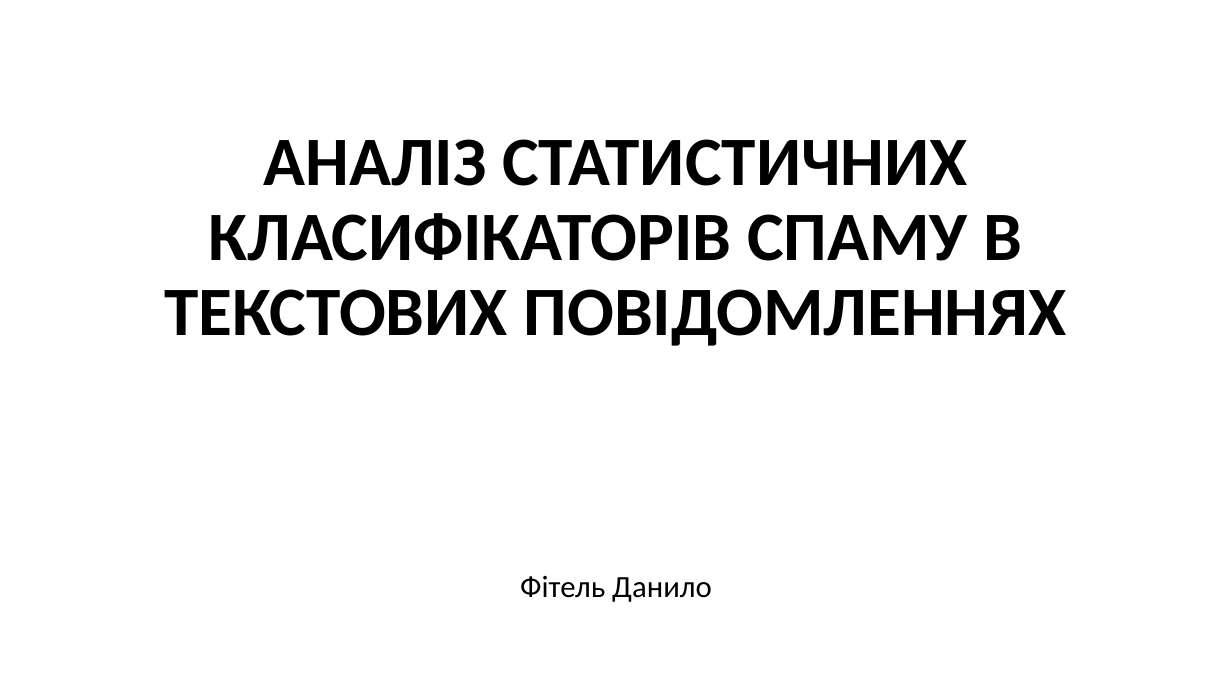
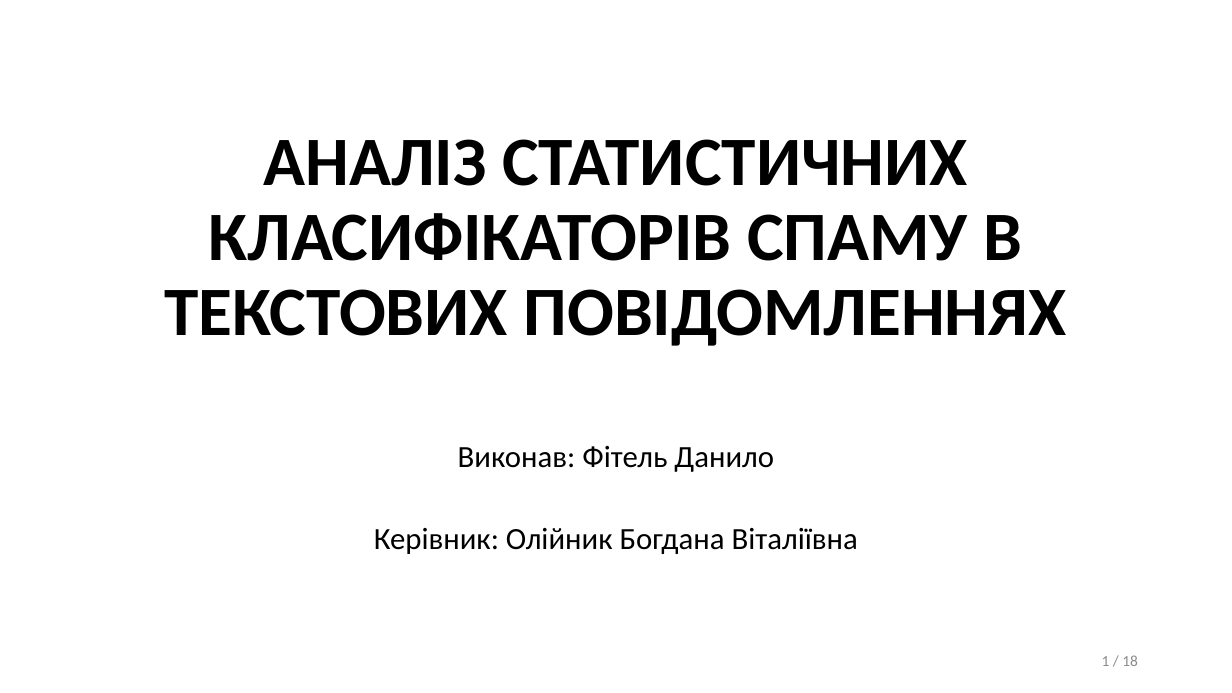
Before and after one commit to danylofitel/Pinocchio, a slide deck: slide 1 of fitel_presentation/Analysis of Statistical Spam Classifiers for Text Messages.pptx. Drawn at 1232x693 pixels with LibreOffice and Linux fonts; fonts in the diff are those of the drawing. Boxes give left, top, right and bottom in pixels: in the first picture for what was removed or moved away, otherwise in the second. Text is boxed around its words. In the diff, an @@ line names an element or a change of style, - is before the commit and + after.

Commit message:
Finished presentation.

```diff
--- a/fitel_presentation/Analysis of Statistical Spam Classifiers for Text Messages.pptx
+++ b/fitel_presentation/Analysis of Statistical Spam Classifiers for Text Messages.pptx
@@ subtitle at (458,446,774,472): text changed @@
-Фітель Данило
+Виконав: Фітель Данило
@@ text added at (374,528,858,554), 24 pt, text #000000 @@
+Керівник: Олійник Богдана Віталіївна
@@ page number added at (1102,655,1138,666), 12 pt, text #8C8C8C @@
+1 / 18
```
Also in this commit, not shown: 1 other slide changed, 16 slides added, 3 slides removed.
